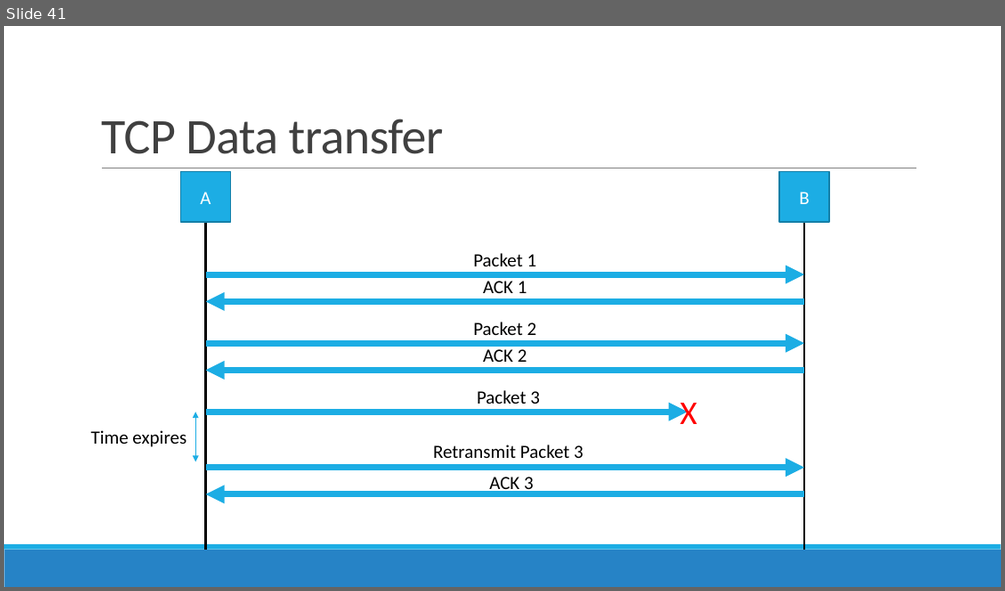
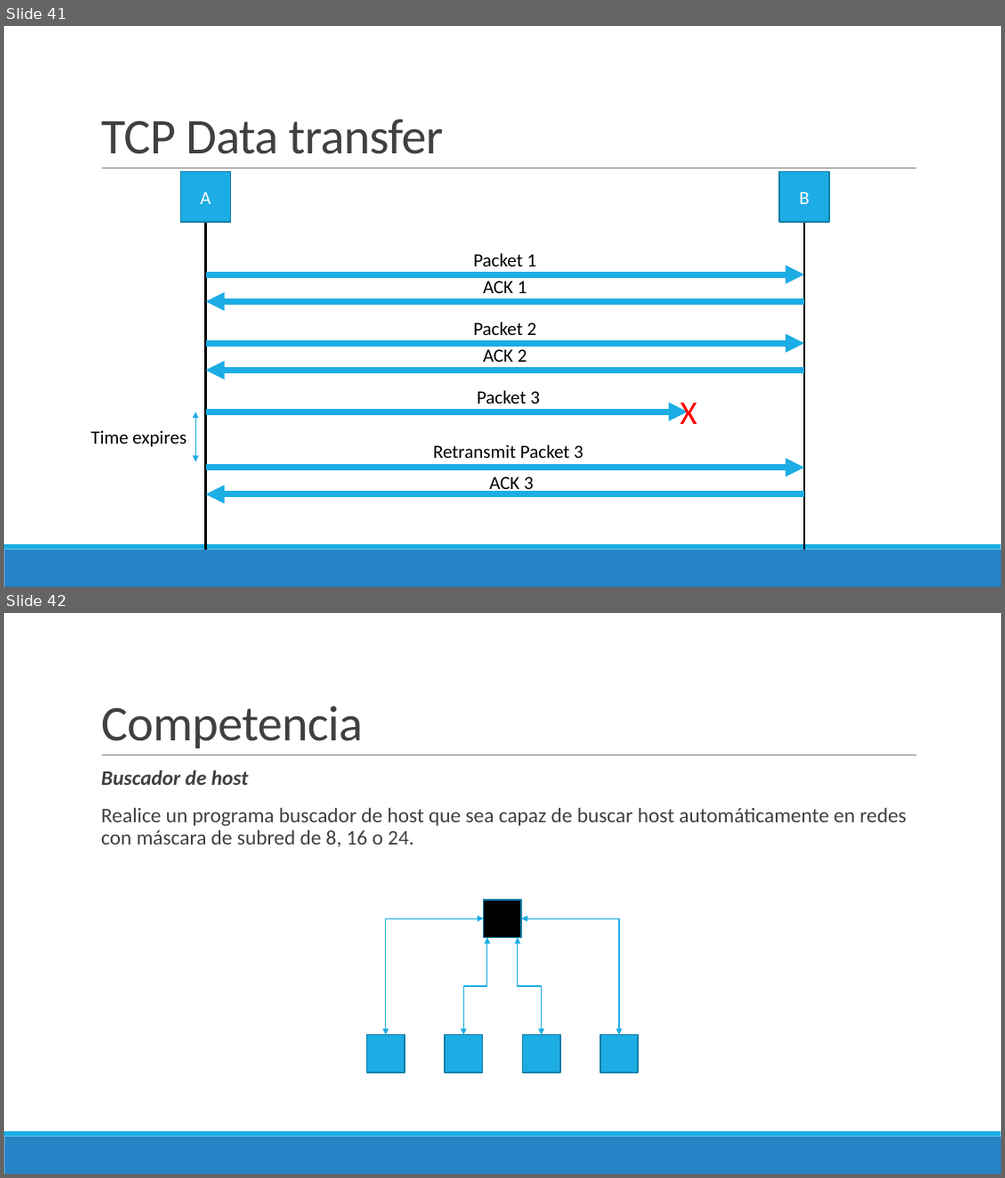
Before and after one commit to Domiciano/PrograRed202, a slide deck: Semana 2/Presentación S2.pptx. Shown one above the other, each under a label of ours: slide 41 before the commit, slides 41 and 42 after it. The pictures are 1005x591 and 1005x1178 pixels, drawn with LibreOffice and Linux fonts; fonts in the diff are those of the drawing. Boxes give left, top, right and bottom in pixels: in the first picture for what was removed or moved away, otherwise in the second. Text is boxed around its words. In the diff, an @@ line names an element or a change of style, - is before the commit and + after.

Commit message:
Semana 2

```diff
--- a/Semana 2/Presentación S2.pptx
+++ b/Semana 2/Presentación S2.pptx
@@ slide 42 added at (4, 613, 1001, 1174), background #FFFFFF; not listed: 3 template elements that a slide beside it also shows @@
@@ title added at (101, 706, 363, 748), 48 pt, text #404040 @@
+Competencia
@@ text added at (101, 770, 906, 847), 20 pt, text #404040 @@
+  Buscador de host
+  Realice un programa buscador de host que sea capaz de buscar host automáticamente en redes con máscara de subred de 8, 16 o 24.
@@ rectangle added at (484, 900, 521, 938), fill #000000, outline #1580A9 1.25 pt @@
@@ elbow double arrow added from (386, 1035) to (484, 919), #1CADE4 1 pt @@
@@ elbow double arrow added from (619, 1035) to (521, 919), #1CADE4 1 pt @@
@@ elbow double arrow added from (464, 1035) to (487, 938), #1CADE4 1 pt @@
@@ elbow double arrow added from (542, 1035) to (518, 938), #1CADE4 1 pt @@
@@ rectangle added at (367, 1035, 404, 1073), fill #1CADE4, outline #1580A9 1.25 pt @@
@@ rectangle added at (445, 1035, 483, 1073), fill #1CADE4, outline #1580A9 1.25 pt @@
@@ rectangle added at (522, 1035, 560, 1073), fill #1CADE4, outline #1580A9 1.25 pt @@
@@ rectangle added at (600, 1035, 638, 1073), fill #1CADE4, outline #1580A9 1.25 pt @@
```
